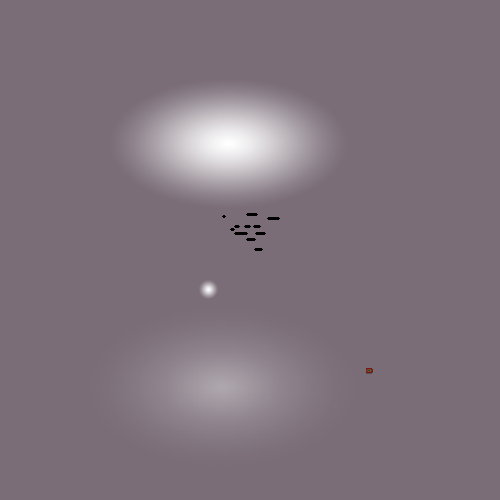
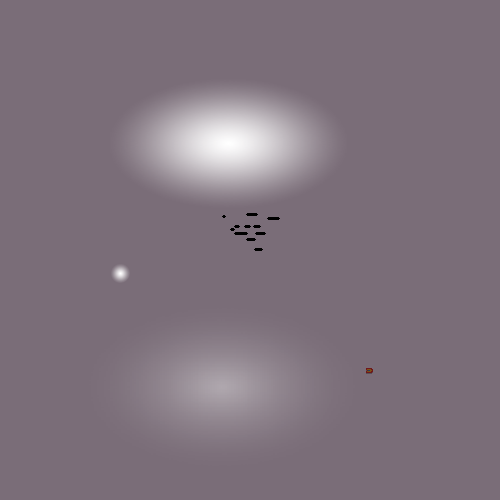
Two versions of the same layered image (500×500). Layer-by-layer changes:
painted on "DefaultLight.png" over left=111, top=264, right=218, bottom=299
